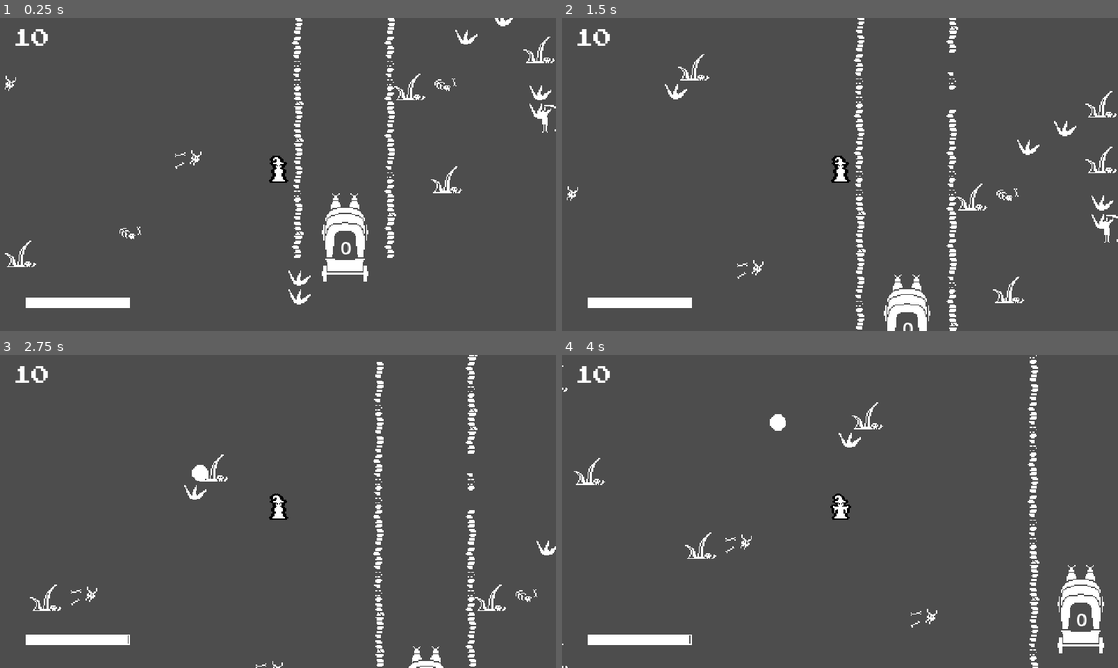
Above: before the commit, frames 1-4 (two rows, left to right).
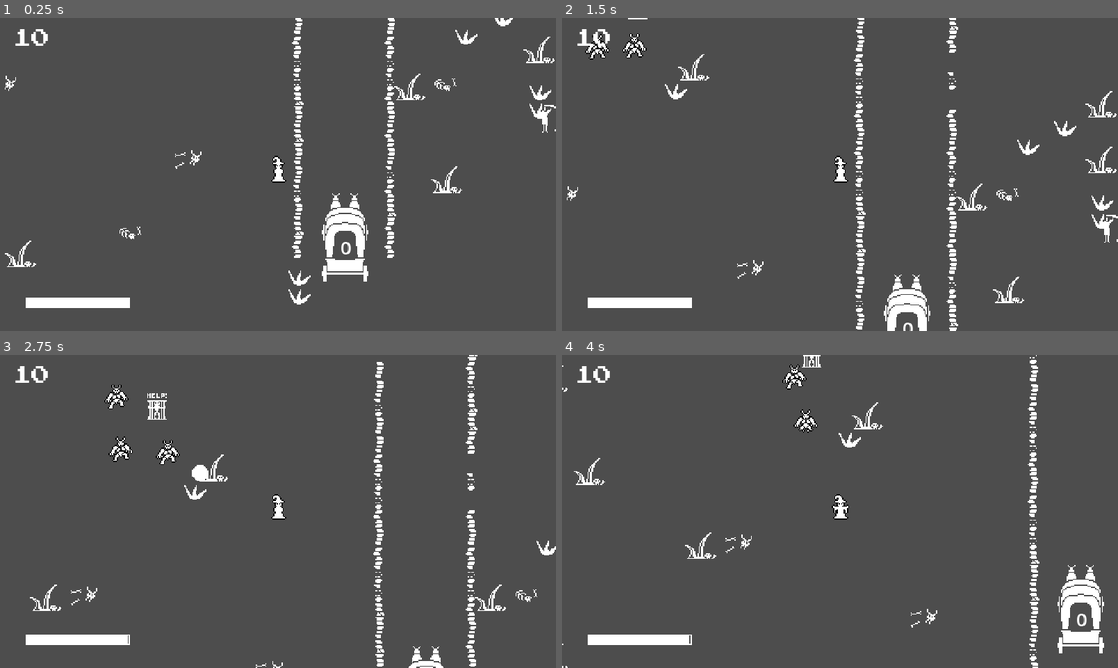
Above: after the commit, the same moments.

Repository: DanX3/1bitjam
Game: Godot game, scene res://scenes/world.tscn
The game is run twice, just before and just after one commit, with the same random seed, the same clock (stepped at 60 frames per second) and the same inputs. This scene is started directly instead of the project's main scene.
Inputs (mouse positions are in pixels of both pictures, inside the frame that each line leads up to):
- Up to frame 1 (0.25 s): no input
- Up to frame 2 (1.5 s): tap Enter (ui_accept) at 0.5, 0.77 s; move the mouse to (812, 237) at 0.52 s; hold W (move_up) from 0.53 s (still down); click (812, 237) at 0.6 s; move the mouse to (1006, 221) at 1.27 s; tap Shift at 1.35 s
- Up to frame 3 (2.75 s): tap Enter (ui_accept) at 1.52 s; move the mouse to (111, 464) at 2.02 s; release W (move_up) at 2.03 s; hold A (move_left) from 2.03 s (still down); click (111, 464) at 2.1 s
- Up to frame 4 (4 s): move the mouse to (867, 511) at 2.77 s; tap Shift at 2.85 s; tap Enter (ui_accept) at 3.02, 3.77 s; move the mouse to (756, 433) at 3.52 s; release A (move_left) at 3.53 s; hold S (move_down) from 3.53 s (still down); click (756, 433) at 3.6 s

The runs differ from the first frame. In frame 1, less than 0.1% of the frame differs, in the area x 48-52%, y 44-53%; in frame 2, 0.4%; in frame 3, 0.8%, in the area x 18-52%, y 9-53%; in frame 4, 0.6%.

Commit message:
add prisoner camps to world

Diff:
--- a/scenes/Player.tscn
+++ b/scenes/Player.tscn
@@ -1,7 +1,6 @@
-[gd_scene load_steps=25 format=3 uid="uid://bmh6w5rpihe7x"]
+[gd_scene load_steps=23 format=3 uid="uid://bmh6w5rpihe7x"]
 
 [ext_resource type="Script" path="res://scripts/player.gd" id="1_n43ng"]
-[ext_resource type="Shader" path="res://library/shaders/outline_sprite.gdshader" id="3_11wkb"]
 [ext_resource type="Texture2D" uid="uid://cg25it17a52me" path="res://assets/wizard_shooting.png" id="3_a8rjc"]
 [ext_resource type="Texture2D" uid="uid://b3axu3nrmqki3" path="res://assets/wizard_prepare.png" id="4_6kw2m"]
 [ext_resource type="Script" path="res://library/scripts/Cooldown.gd" id="4_xl085"]
@@ -11,13 +10,6 @@
 
 [sub_resource type="RectangleShape2D" id="RectangleShape2D_llq8b"]
 size = Vector2(11, 14)
-
-[sub_resource type="ShaderMaterial" id="ShaderMaterial_2nlu5"]
-shader = ExtResource("3_11wkb")
-shader_parameter/width = 0.15
-shader_parameter/color = null
-shader_parameter/alpha_margin = 0.25
-shader_parameter/uv_scale = 1.0
 
 [sub_resource type="AtlasTexture" id="AtlasTexture_axs5s"]
 atlas = ExtResource("3_a8rjc")
@@ -179,7 +171,6 @@
 
 [node name="AnimatedSprite2D" type="AnimatedSprite2D" parent="."]
 texture_filter = 1
-material = SubResource("ShaderMaterial_2nlu5")
 position = Vector2(0, -9)
 sprite_frames = SubResource("SpriteFrames_h2xqe")
 animation = &"attack"
--- /dev/null
+++ b/scenes/demon_camp.tscn
@@ -0,0 +1,18 @@
+[gd_scene load_steps=3 format=3 uid="uid://cp6xrx3c021e0"]
+
+[ext_resource type="PackedScene" path="res://scenes/prisoner.tscn" id="2_1etim"]
+[ext_resource type="PackedScene" path="res://scenes/demon_idle.tscn" id="2_u6ian"]
+
+[node name="demon_camp" type="Node2D"]
+
+[node name="Demon" parent="." instance=ExtResource("2_u6ian")]
+position = Vector2(-14, -19)
+
+[node name="Demon2" parent="." instance=ExtResource("2_u6ian")]
+position = Vector2(-14, 25)
+
+[node name="Demon3" parent="." instance=ExtResource("2_u6ian")]
+position = Vector2(18, 24)
+
+[node name="Prisoner" parent="." instance=ExtResource("2_1etim")]
+position = Vector2(22, -9)
--- a/scenes/world.tscn
+++ b/scenes/world.tscn
@@ -8,6 +8,7 @@
 [ext_resource type="Texture2D" uid="uid://c21djs5monrq" path="res://assets/tiles_walls.png" id="5_fs8it"]
 [ext_resource type="Texture2D" uid="uid://bksu87d3p4htp" path="res://assets/road.png" id="6_n8ft0"]
 [ext_resource type="Texture2D" uid="uid://oxhhtrudghfh" path="res://assets/green_tiles.png" id="6_vr5rp"]
+[ext_resource type="PackedScene" uid="uid://cp6xrx3c021e0" path="res://scenes/demon_camp.tscn" id="9_lf4ax"]
 
 [sub_resource type="TileSetAtlasSource" id="TileSetAtlasSource_bhkcy"]
 texture = ExtResource("1_xx67n")
@@ -128,5 +129,37 @@
 collision_layer = 2
 
 [node name="CollisionShape2D" type="CollisionShape2D" parent="world borders/StaticBody2D4"]
-position = Vector2(-559.5, 421.5)
+position = Vector2(-560, 442)
 shape = SubResource("RectangleShape2D_8oeb2")
+
+[node name="prisoner_camps" type="Node" parent="."]
+
+[node name="demon_camp" parent="prisoner_camps" instance=ExtResource("9_lf4ax")]
+position = Vector2(165, -7)
+
+[node name="demon_camp2" parent="prisoner_camps" instance=ExtResource("9_lf4ax")]
+position = Vector2(692, -372)
+
+[node name="demon_camp3" parent="prisoner_camps" instance=ExtResource("9_lf4ax")]
+position = Vector2(172, -590)
+
+[node name="demon_camp4" parent="prisoner_camps" instance=ExtResource("9_lf4ax")]
+position = Vector2(706, -1001)
+
+[node name="demon_camp5" parent="prisoner_camps" instance=ExtResource("9_lf4ax")]
+position = Vector2(168, -1187)
+
+[node name="demon_camp6" parent="prisoner_camps" instance=ExtResource("9_lf4ax")]
+position = Vector2(801, -1650)
+
+[node name="demon_camp7" parent="prisoner_camps" instance=ExtResource("9_lf4ax")]
+position = Vector2(694, -2132)
+
+[node name="demon_camp8" parent="prisoner_camps" instance=ExtResource("9_lf4ax")]
+position = Vector2(227, -2493)
+
+[node name="demon_camp9" parent="prisoner_camps" instance=ExtResource("9_lf4ax")]
+position = Vector2(733, -2886)
+
+[node name="demon_camp10" parent="prisoner_camps" instance=ExtResource("9_lf4ax")]
+position = Vector2(247, -3140)
Not shown: 1 places in scenes/world.tscn that only renumber resources
